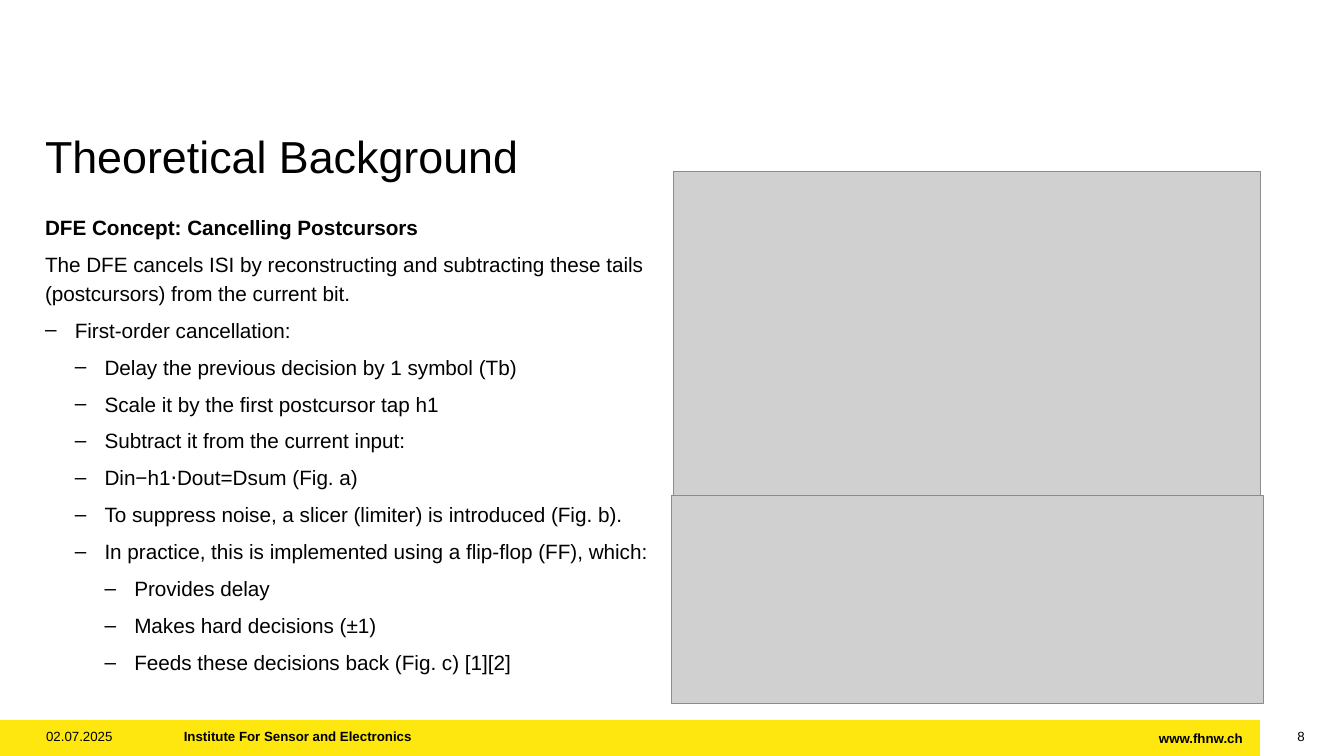
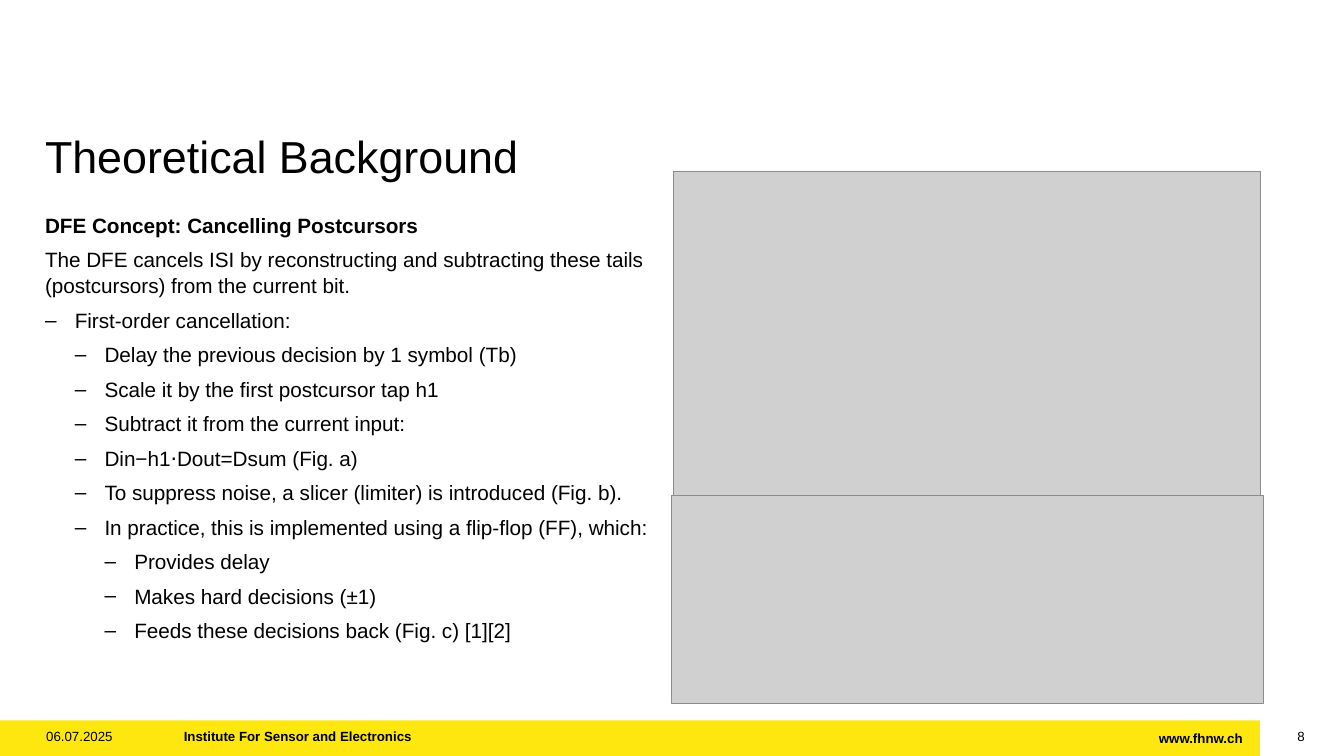
Before and after one commit to ramstal/FS25_MSP_digitalcom, a slide deck: slide 8 of Project_DEFI/MSP_RonnyAmstalden_DEFI.pptx. Drawn at 1344x756 pixels with LibreOffice and Linux fonts; fonts in the diff are those of the drawing; grey boxes stand for pictures; background and template pictures are left out. Boxes give left, top, right and bottom in pixels: in the first picture for what was removed or moved away, otherwise in the second. Text is boxed around its words. In the diff, an @@ line names an element or a change of style, - is before the commit and + after.

```diff
--- a/Project_DEFI/MSP_RonnyAmstalden_DEFI.pptx
+++ b/Project_DEFI/MSP_RonnyAmstalden_DEFI.pptx
@@ text "DFE Concept: Cancelling Postcursors" at box(45, 218, 648, 643): line spacing 1.15 to 1.05 @@
@@ text at box(46, 731, 112, 741): text changed @@
-02.07.2025
+06.07.2025
```
Also in this commit, not shown: 11 other slides changed.
